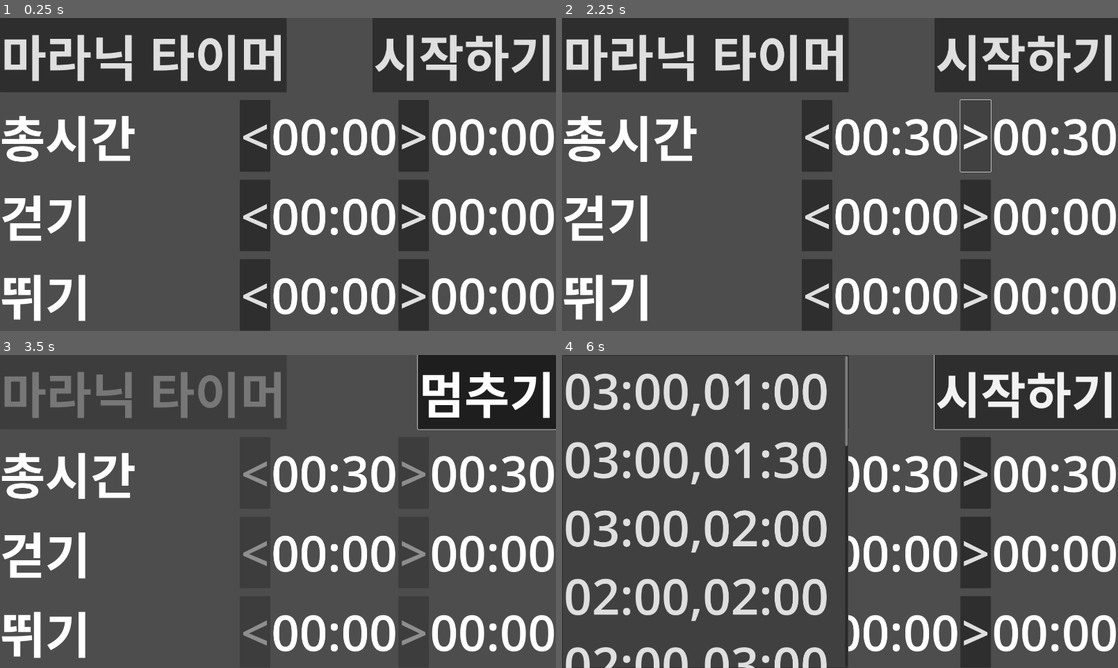
Above: before the commit, frames 1-4 (two rows, left to right).
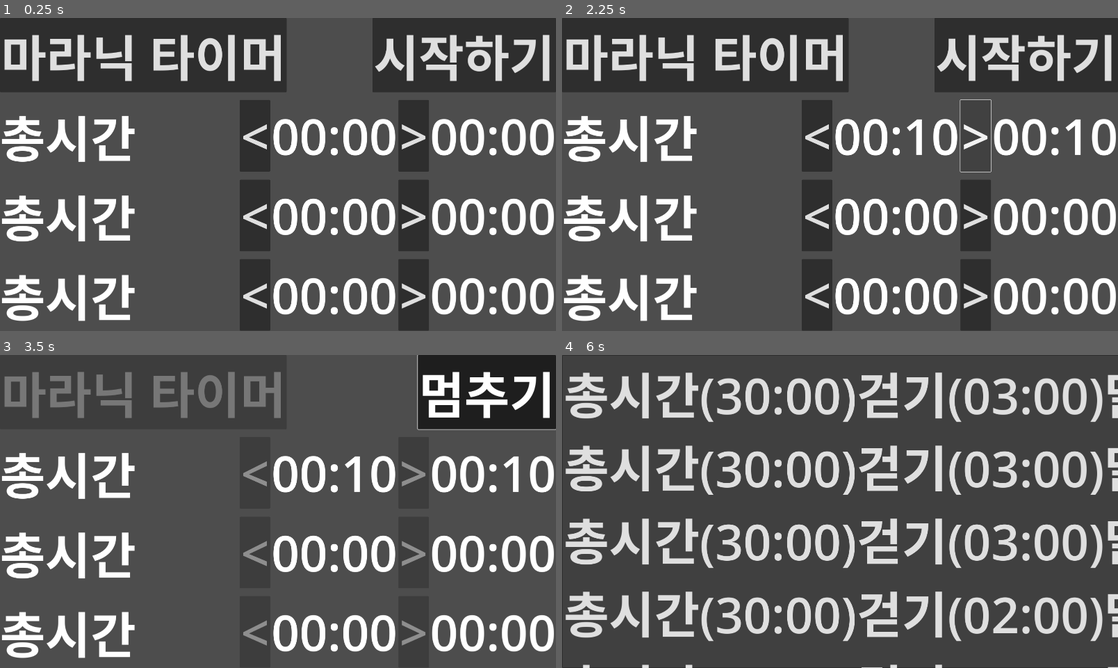
Above: after the commit, the same moments.

Repository: kasworld/maranic
Game: Godot game, scene res://main.tscn
Two runs of this game, one before a commit and one after it. Both use one fixed random seed, a clock stepped at 60 frames per second and the inputs below.
Inputs:
- Up to frame 1 (0.25 s): no input
- Up to frame 2 (2.25 s): click "마라닉 타이머" at 0.5 s; click "<" at 1.25 s; click ">" at 2 s
- Up to frame 3 (3.5 s): click "시작하기" at 2.75 s
- Up to frame 4 (6 s): click "멈추기" at 3.5 s; click "시작하기" at 4.25 s; click "멈추기" at 5 s; click "마라닉 타이머" at 5.75 s

The runs differ from the first frame. In frame 1, 2.6% of the frame differs, in the area x 0-25%, y 56-97%; in frame 2, 3.1%; in frame 3, 3.1%; in frame 4, 32%, in the area x 0-100%, y 0-100%.

Commit message:
works to array

Diff:
--- a/main.gd
+++ b/main.gd
@@ -1,37 +1,41 @@
 extends Node2D
 
+@export var workScene: PackedScene
 
 var programs = [
 	#총시간초,걷기초,달리기초
-	[ 1800, 60*3,   60*1   ],
-	[ 1800, 60*3,   60*1.5 ],
-	[ 1800, 60*3,   60*2   ],
-	[ 1800, 60*2,   60*2   ],
-	[ 1800, 60*2,   60*3   ],
-	[ 1800, 60*1,   60*3   ],
-	[ 1800, 60*1,   60*4   ],
-	[ 1800, 60*2,   60*5   ],
-	[ 1800, 60*3,   60*7   ],
-	[ 1800, 60*4,   60*10  ],
-	[ 1800, 60*2,   60*13  ],
-	[ 1800, 60*2,   60*15  ],
-	[ 1800, 60*3,   60*5   ],
-	[ 1800, 60*2,   60*20  ],
-	[ 1800, 60*2.5, 60*25  ],
-	[ 1800, 60*0,   60*30  ],
+	[ ["총시간",60*30], ["걷기", 60*3  ], ["달리기", 60*1  ] ],
+	[ ["총시간",60*30], ["걷기", 60*3  ], ["달리기", 60*1.5] ],
+	[ ["총시간",60*30], ["걷기", 60*3  ], ["달리기", 60*2  ] ],
+	[ ["총시간",60*30], ["걷기", 60*2  ], ["달리기", 60*2  ] ],
+	[ ["총시간",60*30], ["걷기", 60*2  ], ["달리기", 60*3  ] ],
+	[ ["총시간",60*30], ["걷기", 60*1  ], ["달리기", 60*3  ] ],
+	[ ["총시간",60*30], ["걷기", 60*1  ], ["달리기", 60*4  ] ],
+	[ ["총시간",60*30], ["걷기", 60*2  ], ["달리기", 60*5  ] ],
+	[ ["총시간",60*30], ["걷기", 60*3  ], ["달리기", 60*7  ] ],
+	[ ["총시간",60*30], ["걷기", 60*4  ], ["달리기", 60*10 ] ],
+	[ ["총시간",60*30], ["걷기", 60*2  ], ["달리기", 60*13 ] ],
+	[ ["총시간",60*30], ["걷기", 60*2  ], ["달리기", 60*15 ] ],
+	[ ["총시간",60*30], ["걷기", 60*3  ], ["달리기", 60*5  ] ],
+	[ ["총시간",60*30], ["걷기", 60*2  ], ["달리기", 60*20 ] ],
+	[ ["총시간",60*30], ["걷기", 60*2.5], ["달리기", 60*25 ] ],
+	[ ["총시간",60*30], ["걷기", 60*0  ], ["달리기", 60*30 ] ],
 ]
 
+var Works = []
 
 func updateTimeLabels():
-	$VBoxContainer/TotalWork.updateTimeLabels()
-	$VBoxContainer/WalkWork.updateTimeLabels()
-	$VBoxContainer/RunWork.updateTimeLabels()
+	for o in Works:
+		o.updateTimeLabels()
+
+func resetTime():
+	for o in Works:
+		o.resetTime()
 
 func buttonsDisable(disable :bool):
 	$VBoxContainer/TitleContainer/MenuButton.disabled =disable
-	$VBoxContainer/TotalWork.buttonsDisable(disable)
-	$VBoxContainer/WalkWork.buttonsDisable(disable)
-	$VBoxContainer/RunWork.buttonsDisable(disable)
+	for o in Works:
+		o.buttonsDisable(disable)
 
 
 func second2text(sec :int):
@@ -39,16 +43,20 @@
 
 func program2text(i):
 	var data = programs[i]
-	return "%s,%s" % [ second2text(data[1]), second2text(data[2]) ]
+	var rtn = ""
+	for j in range(len(data)):
+		rtn += "%s(%s)" % [  data[j][0],  second2text(data[j][1]) ]
+	return rtn
 
 # Called when the node enters the scene tree for the first time.
 func _ready() -> void:
 	for i in range(len( programs)):
 		$VBoxContainer/TitleContainer/MenuButton.get_popup().add_item(program2text(i),i)
-	$VBoxContainer/TotalWork/Label.text = "총시간"
-	$VBoxContainer/WalkWork/Label.text = "걷기"
-	$VBoxContainer/RunWork/Label.text = "뛰기"
-
+	Works = [
+		$VBoxContainer/TotalWork,
+		$VBoxContainer/WalkWork,
+		$VBoxContainer/RunWork,
+	]
 
 # Called every frame. 'delta' is the elapsed time since the previous frame.
 func _process(delta: float) -> void:
@@ -56,8 +64,7 @@
 
 
 func _on_timer_timeout() -> void:
-	$VBoxContainer/TotalWork.remainSec -= 1
-	if $VBoxContainer/TotalWork.remainSec <= 0 :
+	if Works[0].decRemainSec() != true: # fail to dec
 		$VBoxContainer/TitleContainer/StartButton.button_pressed = false
 	updateTimeLabels()
 
@@ -66,18 +73,12 @@
 	var sel = $VBoxContainer/TitleContainer/MenuButton.get_popup().get_focused_item()
 	if sel ==-1 :
 		return
-	$VBoxContainer/TotalWork.totalSec =  programs[sel][0]
-	$VBoxContainer/WalkWork.totalSec =  programs[sel][1]
-	$VBoxContainer/RunWork.totalSec =  programs[sel][2]
+
+	var selData =programs[sel]
+	for i in range(len(selData)):
+		Works[i].setLabelTotalSec( selData[i][0],selData[i][1])
 	resetTime()
 	updateTimeLabels()
-
-func resetTime():
-	$VBoxContainer/TotalWork.resetTime()
-	$VBoxContainer/WalkWork.resetTime()
-	$VBoxContainer/RunWork.resetTime()
-
-
 
 
 func _on_start_button_toggled(button_pressed: bool) -> void:
--- a/main.tscn
+++ b/main.tscn
@@ -6,6 +6,7 @@
 
 [node name="main" type="Node2D"]
 script = ExtResource("1_qfeat")
+workScene = ExtResource("2_ongj6")
 
 [node name="WorkContainer" parent="." instance=ExtResource("2_ongj6")]
 visible = false
--- a/work_container.gd
+++ b/work_container.gd
@@ -2,7 +2,7 @@
 
 var totalSec = 0
 var remainSec = 0
-var incSec = 30
+var incSec = 10
 
 func second2text(sec :int):
 	return "%02d:%02d" %[ sec/60,sec % 60]
@@ -18,6 +18,15 @@
 func resetTime():
 	remainSec = totalSec
 
+func setLabelTotalSec(str,sec):
+	$Label.text = str
+	totalSec = sec
+
+func decRemainSec() -> bool:
+	if remainSec <= 0:
+		return false # not success
+	remainSec -= 1
+	return true
 
 # Called when the node enters the scene tree for the first time.
 func _ready() -> void:
